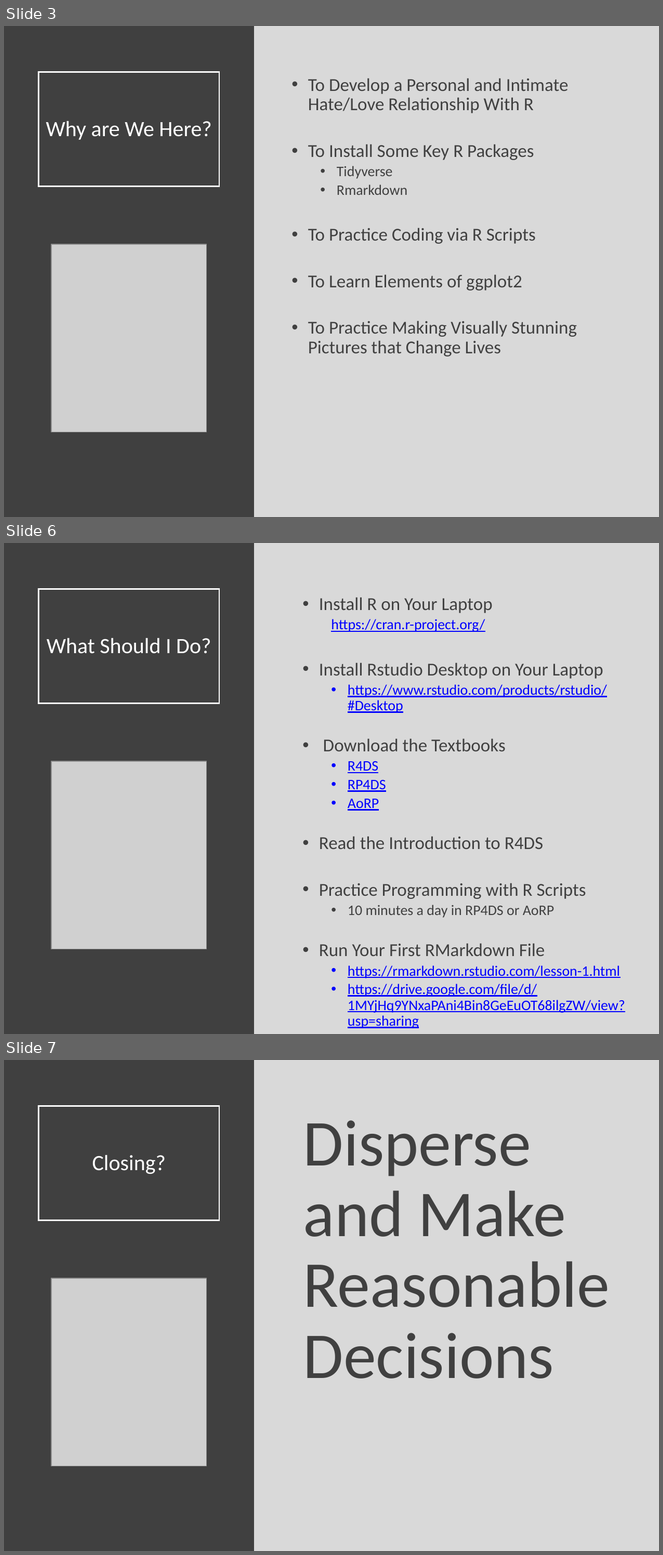
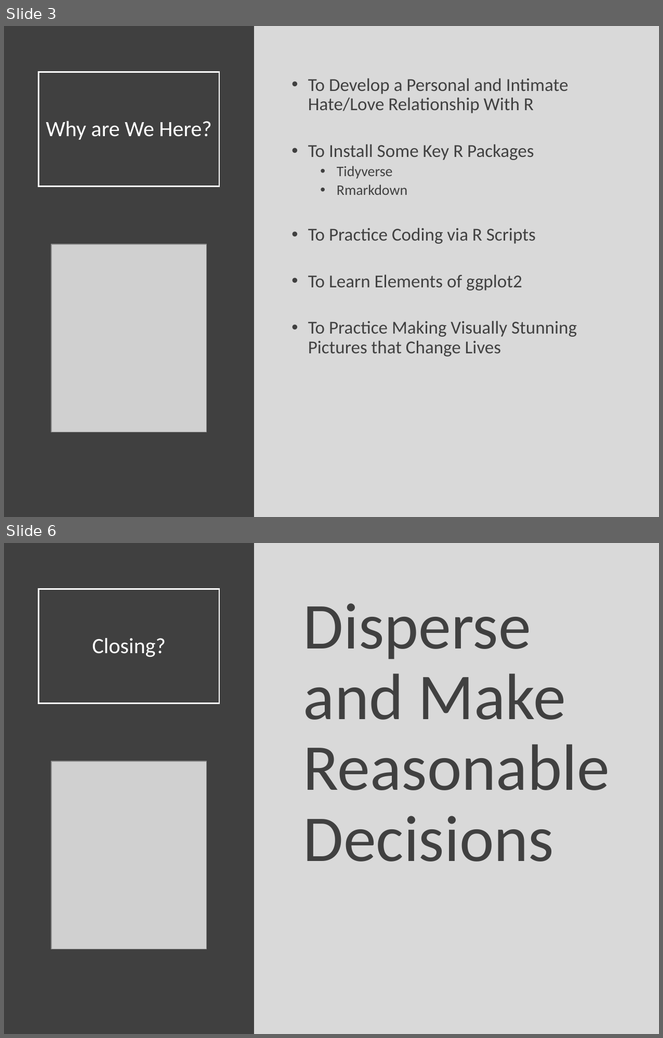
Before and after one commit to Yixf-Self/STOR320_WEBSITE, a slide deck: Lectures/Lecture 2/STOR 320 Lecture 2.pptx. Shown one above the other, each under a label of ours: slides 3, 6 and 7 before the commit, slides 3 and 6 after it; the slides between them are not shown. The pictures are 663x1555 and 663x1038 pixels, drawn with LibreOffice and Linux fonts; fonts in the diff are those of the drawing; grey boxes stand for pictures. Boxes give left, top, right and bottom in pixels: in the first picture for what was removed or moved away, otherwise in the second. Text is boxed around its words. In the diff, an @@ line names an element or a change of style, - is before the commit and + after.

```diff
--- a/Lectures/Lecture 2/STOR 320 Lecture 2.pptx
+++ b/Lectures/Lecture 2/STOR 320 Lecture 2.pptx
@@ slide 6 removed at (4, 543, 659, 1034), background #D9D9D9 @@
@@ rectangle removed at (4, 543, 254, 1034) @@
@@ title removed at (39, 589, 220, 704) @@
-What Should I Do?
@@ text removed at (319, 597, 625, 1013) @@
-• Install R on Your Laptop
-  https://cran.r-project.org/
-• Install Rstudio Desktop on Your Laptop
-  • https://www.rstudio.com/products/rstudio/#Desktop
-• Download the Textbooks
-  • R4DS
-  • RP4DS
-  • AoRP
-• Read the Introduction to R4DS
-• Practice Programming with R Scripts
-  • 10 minutes a day in RP4DS or AoRP
-• Run Your First RMarkdown File
-  • https://rmarkdown.rstudio.com/lesson-1.html
-  • https://drive.google.com/file/d/1MYjHq9YNxaPAni4Bin8GeEuOT68ilgZW/view?usp=sharing
@@ picture removed at (51, 761, 206, 949) @@
@@ what was slide 7 is now slide 6 @@
```
Also in this commit, not shown: 1 slide changed, 2 slides added, 2 other slides removed, 9 other files.
